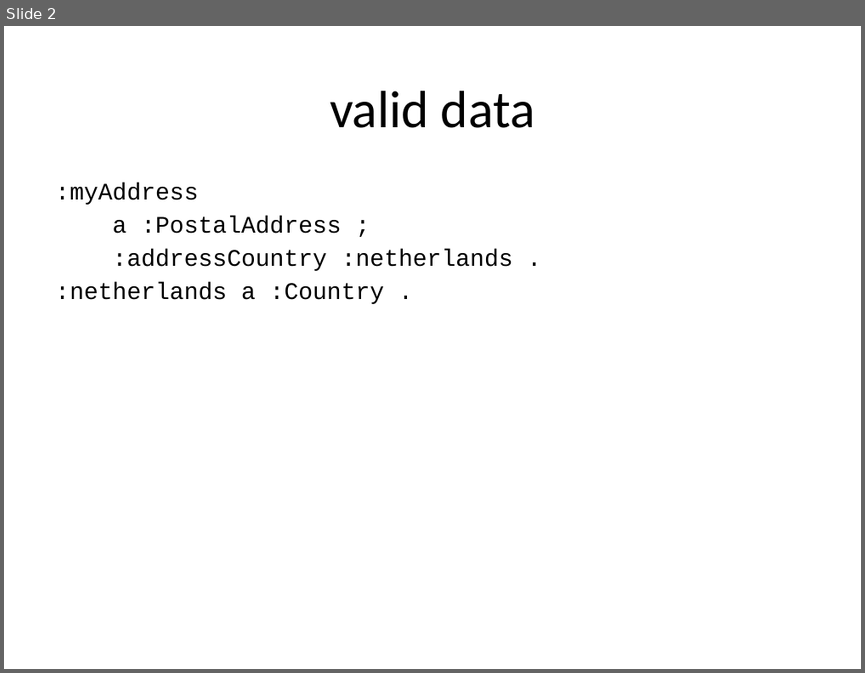
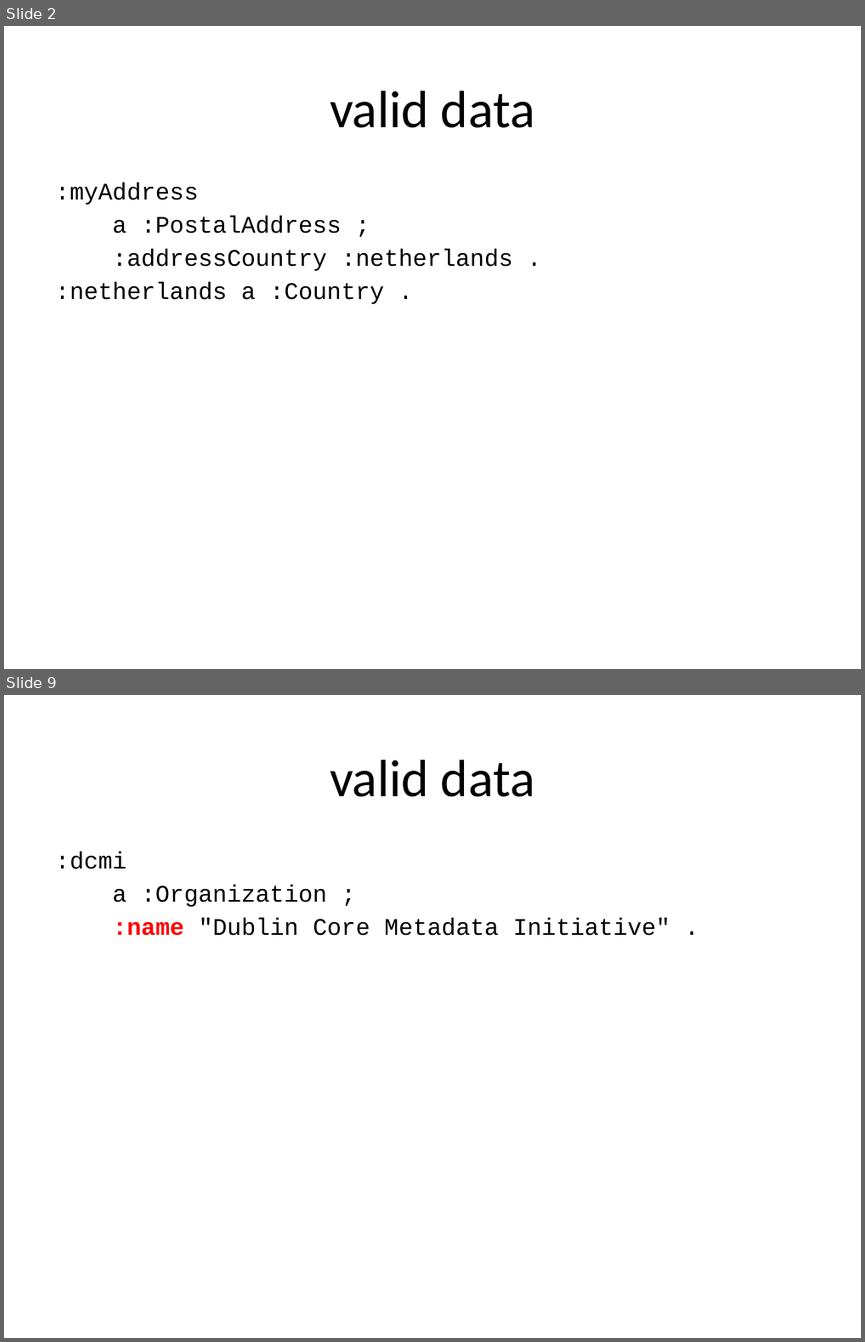
Before and after one commit to boschthomas/rdf-validation-research, a slide deck: presentations/Tutorial Thomas Bosch (DC 2014).pptx. Shown one above the other, each under a label of ours: slide 2 before the commit, slides 2 and 9 after it; the slides between them are not shown. The pictures are 865x673 and 865x1342 pixels, drawn with LibreOffice and Linux fonts; fonts in the diff are those of the drawing. Boxes give left, top, right and bottom in pixels: in the first picture for what was removed or moved away, otherwise in the second. Text is boxed around its words. In the diff, an @@ line names an element or a change of style, - is before the commit and + after.

```diff
--- a/presentations/Tutorial Thomas Bosch (DC 2014).pptx
+++ b/presentations/Tutorial Thomas Bosch (DC 2014).pptx
@@ slide 9 added at [4,695,861,1338], background #FFFFFF @@
@@ text added at [55,760,670,936], 20 pt, text #000000 @@
+valid data
+:dcmi
+a :Organization ;
+:name "Dublin Core Metadata Initiative" .
```
Also in this commit, not shown: 4 slides changed, 14 other slides added, 1 other file.
